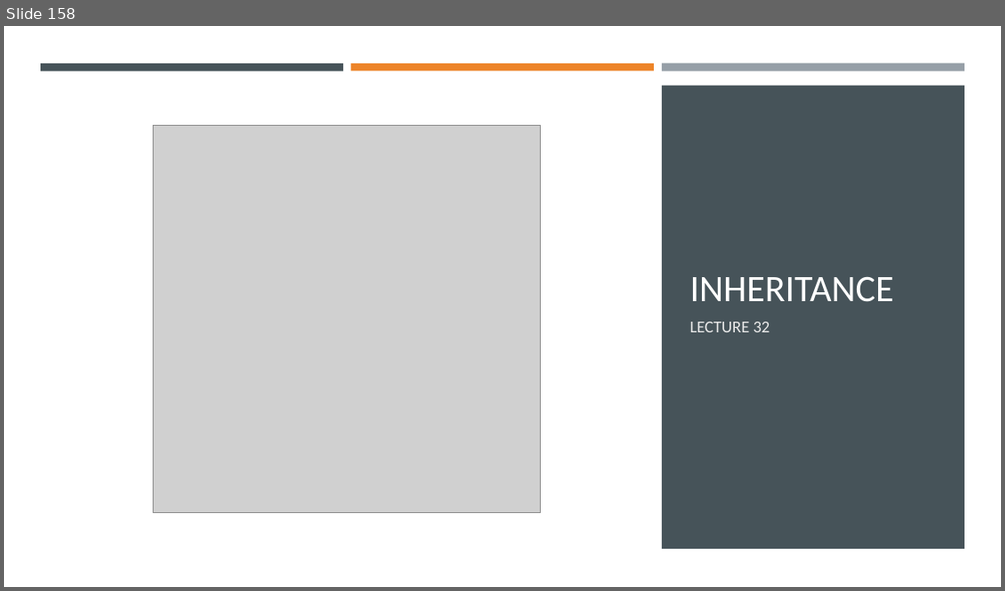
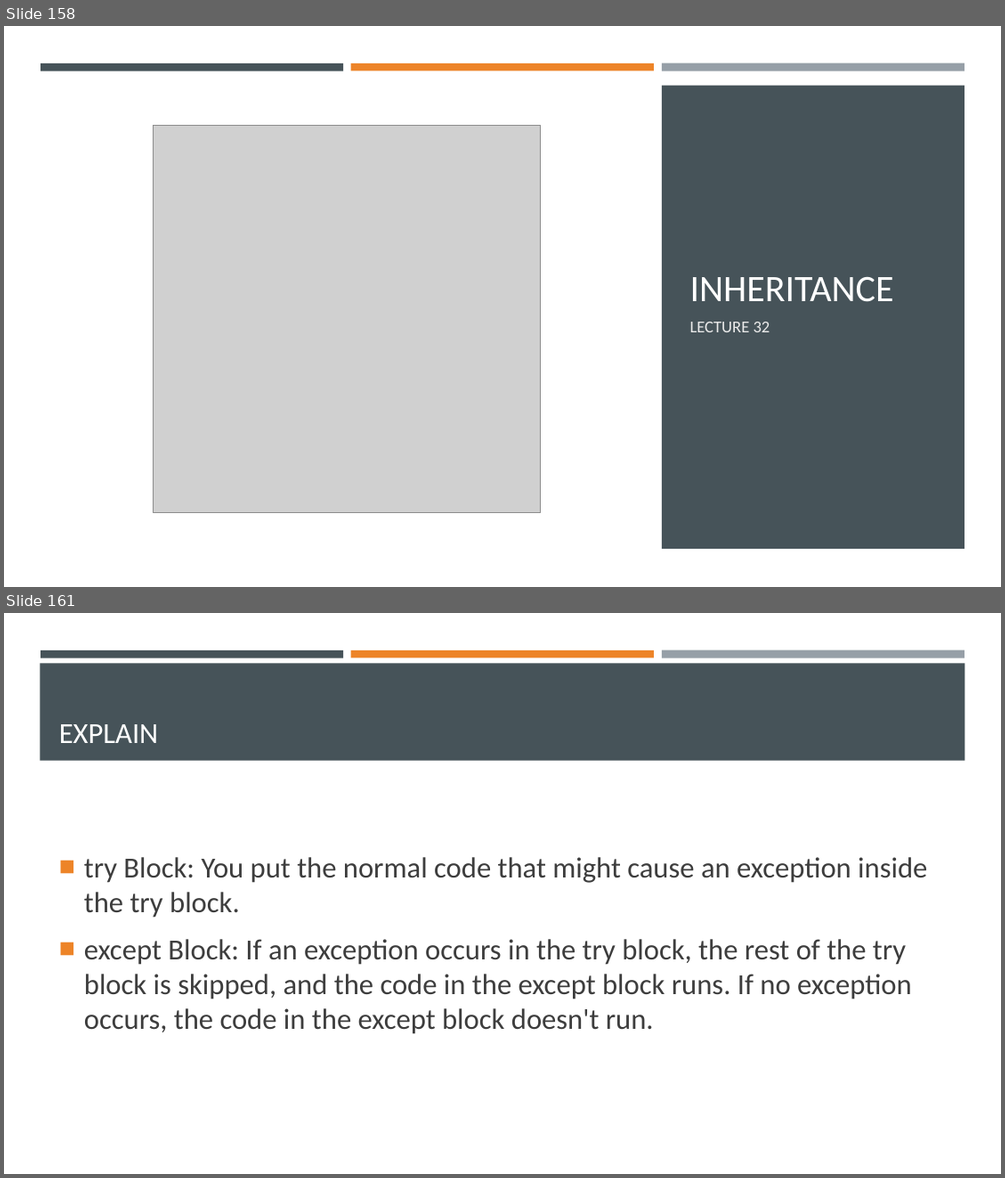
Before and after one commit to Ghost0396/iot, a slide deck: python/Python 3.pptx. Shown one above the other, each under a label of ours: slide 158 before the commit, slides 158 and 161 after it; the slides between them are not shown. The pictures are 1005x591 and 1005x1178 pixels, drawn with LibreOffice and Linux fonts; fonts in the diff are those of the drawing; grey boxes stand for pictures. Boxes give left, top, right and bottom in pixels: in the first picture for what was removed or moved away, otherwise in the second. Text is boxed around its words. In the diff, an @@ line names an element or a change of style, - is before the commit and + after.

```diff
--- a/python/Python 3.pptx
+++ b/python/Python 3.pptx
@@ slide 161 added at <box>4,613,1001,1174</box>, background #FFFFFF @@
@@ rectangle added at <box>40,663,965,761</box>, fill #465359 @@
@@ rectangle added at <box>40,650,343,657</box>, fill #465359 @@
@@ rectangle added at <box>351,650,654,657</box>, fill #ED8428 @@
@@ rectangle added at <box>662,650,964,658</box>, fill #969FA7 @@
@@ title added at <box>59,724,159,743</box>, 28 pt, text #FFFFFF @@
+EXPLAIN
@@ text added at <box>84,857,927,1034</box>, 28 pt, text #3D3D3D @@
+■ try Block: You put the normal code that might cause an exception inside the try block.
+■ except Block: If an exception occurs in the try block, the rest of the try block is skipped, and the code in the except block runs. If no exception occurs, the code in the except block doesn't run.
```
Also in this commit, not shown: 19 other slides added, 2 other files.
